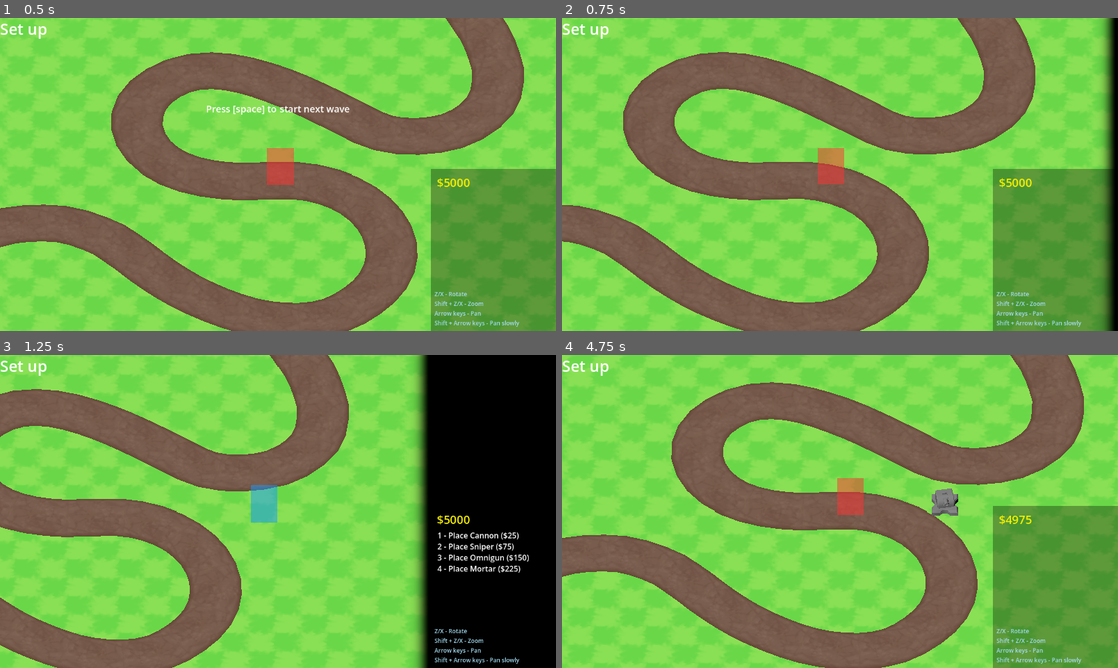
Above: before the commit, frames 1-4 (two rows, left to right).
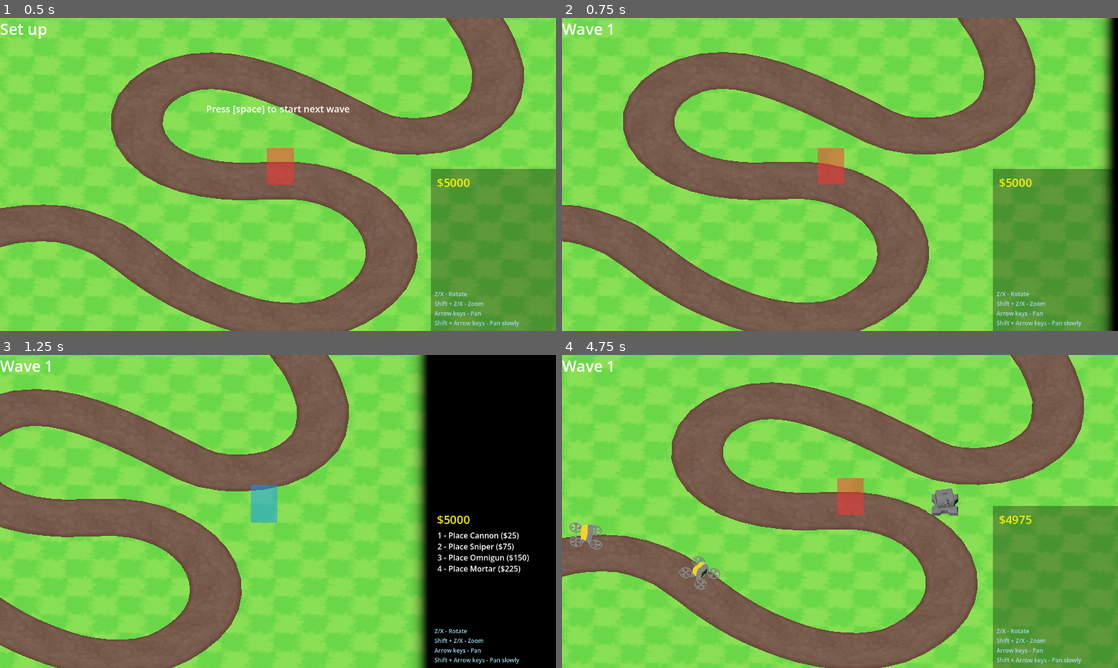
Above: after the commit, the same moments.

Repository: dairycultist/furry-roguelike-platformer
Game: Godot game, scene res://scene.tscn
The game is run twice, just before and just after one commit, with the same random seed, the same clock (stepped at 60 frames per second) and the same inputs.
Inputs:
- Up to frame 1 (0.5 s): no input
- Up to frame 2 (0.75 s): tap Space (start_wave) at 0.5, 0.6 s; hold Right (pan_right) from 0.53 s (still down)
- Up to frame 3 (1.25 s): keep holding Right (pan_right)
- Up to frame 4 (4.75 s): release Right (pan_right) at 1.28 s; hold Down (pan_down) 1.28-2.03 s; tap X (camalt_negative) at 1.35 s; tap Space (start_wave) at 1.55, 2.3, 3.05, 3.6, 4.55 s; hold Right (pan_right) 2.03-2.78 s; tap Z (camalt_positive) at 2.1 s; hold Up (pan_up) 2.78-3.53 s; tap Shift (modify_action) at 2.85 s; hold Left (pan_left) from 3.53 s (still down); tap 1 (tool_1) at 4.35 s

Frame 1 is identical in both runs. In frame 2, 0.2% of the frame differs, in the area x 0-10%, y 1-7%; in frame 3, 0.2%; in frame 4, 0.7%, in the area x 0-29%, y 1-76%.

Commit message:
Flying enemies

Diff:
--- a/enemy/enemy.gd
+++ b/enemy/enemy.gd
@@ -13,10 +13,10 @@
 	$Mesh.set_surface_override_material(0, _material);
 
 func attack(dmg: int, from: Vector3) -> void:
-	from.y = global_position.y;
+	from.y = $Mesh.global_position.y;
 	_hit_fac = 0.0;
 	_health -= dmg;
-	$Mesh.global_position += 0.25 * (global_position - from).normalized();
+	$Mesh.global_position += 0.25 * ($Mesh.global_position - from).normalized();
 	if _health <= 0:
 		get_parent().alert_enemy_defeated(_money_value);
 		queue_free();
@@ -25,4 +25,4 @@
 	_material.set_shader_parameter("hit_fac", _hit_fac);
 	_hit_fac = min(1.0, _hit_fac + 2.0 * delta);
 	progress += _speed * delta;
-	$Mesh.position = lerp($Mesh.position, Vector3.ZERO, 3.0 * delta);
+	$Mesh.position = lerp($Mesh.position, Vector3(0.0, $Mesh.position.y, 0.0), 3.0 * delta);
--- a/enemy/enemy.tscn
+++ b/enemy/enemy.tscn
@@ -20,6 +20,7 @@
 [node name="Enemy" type="PathFollow3D" unique_id=1505863252]
 transform = Transform3D(0.9999751, 0, 0, 0, 1.0000056, 0, 0, 0, 0.9999751, 0, 0, 0)
 script = ExtResource("1_qi2p4")
+_money_value = 5
 
 [node name="Mesh" type="MeshInstance3D" parent="." unique_id=1535816302]
 transform = Transform3D(-0.5, 0, -4.371139e-08, 0, 0.5, 0, 4.371139e-08, 0, -0.5, 0, 0, 0)
--- /dev/null
+++ b/enemy/enemy_flying.tscn
@@ -0,0 +1,38 @@
+[gd_scene format=3 uid="uid://bgoid8daro7nd"]
+
+[ext_resource type="Script" uid="uid://vnpc4i2w28lh" path="res://enemy/enemy.gd" id="1_bxlti"]
+[ext_resource type="ArrayMesh" uid="uid://h16fd0nli64m" path="res://enemy/enemy_flying.obj" id="2_bxlti"]
+[ext_resource type="Shader" uid="uid://bl2sqbvsmbi5q" path="res://toon.gdshader" id="3_jj77p"]
+[ext_resource type="Texture2D" uid="uid://cfisk6kbeayl" path="res://enemy/enemy.png" id="4_wr2vs"]
+[ext_resource type="Texture2D" uid="uid://dfyjilw5snupr" path="res://enemy/shadow.png" id="5_s4pkp"]
+
+[sub_resource type="ShaderMaterial" id="ShaderMaterial_ni31j"]
+render_priority = 0
+shader = ExtResource("3_jj77p")
+shader_parameter/albedo = ExtResource("4_wr2vs")
+shader_parameter/uv_scale = Vector2(1, 1)
+shader_parameter/hit_fac = 1.0
+shader_parameter/origin_fade_dist = 12.0
+shader_parameter/origin_fade_width2 = 1.0
+shader_parameter/fade_corner_radius = 0.2
+shader_parameter/exponent = 10.0
+
+[node name="Enemy" type="PathFollow3D" unique_id=1505863252]
+transform = Transform3D(0.9999751, 0, 0, 0, 1.0000056, 0, 0, 0, 0.9999751, 0, 0, 0)
+script = ExtResource("1_bxlti")
+_speed = 2.5
+_health = 5
+_money_value = 15
+
+[node name="Mesh" type="MeshInstance3D" parent="." unique_id=1535816302]
+transform = Transform3D(-0.5, 0, -4.371139e-08, 8.271176e-09, 0.49096712, -0.09461122, 4.292171e-08, -0.09461122, -0.49096712, 0, 1.1576498, 0)
+mesh = ExtResource("2_bxlti")
+surface_material_override/0 = SubResource("ShaderMaterial_ni31j")
+
+[node name="Shadow" type="Decal" parent="." unique_id=1575702774]
+size = Vector3(0.7, 1, 0.7)
+texture_albedo = ExtResource("5_s4pkp")
+albedo_mix = 0.7
+upper_fade = 1.6502408e-05
+lower_fade = 1.0887505e-05
+cull_mask = 2
--- a/enemy/wave_orchestrator.gd
+++ b/enemy/wave_orchestrator.gd
@@ -1,6 +1,7 @@
 extends Node3D;
 
 const enemy_prefab := preload("res://enemy/enemy.tscn");
+const enemy_flying_prefab := preload("res://enemy/enemy_flying.tscn");
 
 @export var _enemy_path : Node3D;
 
@@ -9,6 +10,10 @@
 	set(value):
 		wave_active = value;
 		$StartWaveLabel.visible = not value;
+		if wave_active:
+			$WaveLabel.text = str("Wave ", wave);
+		else:
+			$WaveLabel.text = str("Wave ", wave + 1, " pending");
 
 var spawn_cooldown : float;
 
@@ -25,13 +30,13 @@
 
 			spawn_cooldown = 1.0;
 
-			var enemy := enemy_prefab.instantiate();
+			var enemy := (enemy_prefab if randi_range(0, 1) else enemy_flying_prefab).instantiate();
 			_enemy_path.add_child(enemy);
 
 	else:
 
 		if Input.is_action_just_pressed("start_wave"):
 
+			wave += 1;
 			wave_active = true;
-			wave += 1;
 			print("next wave!");
Not shown, added: enemy/enemy_flying.obj
Not shown, added: enemy/enemy_flying.obj.import
